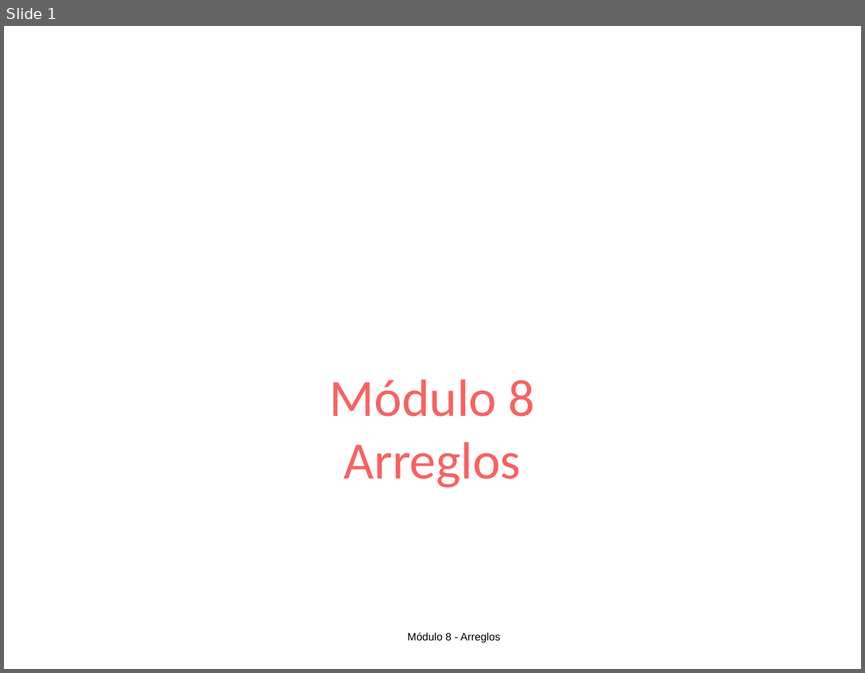
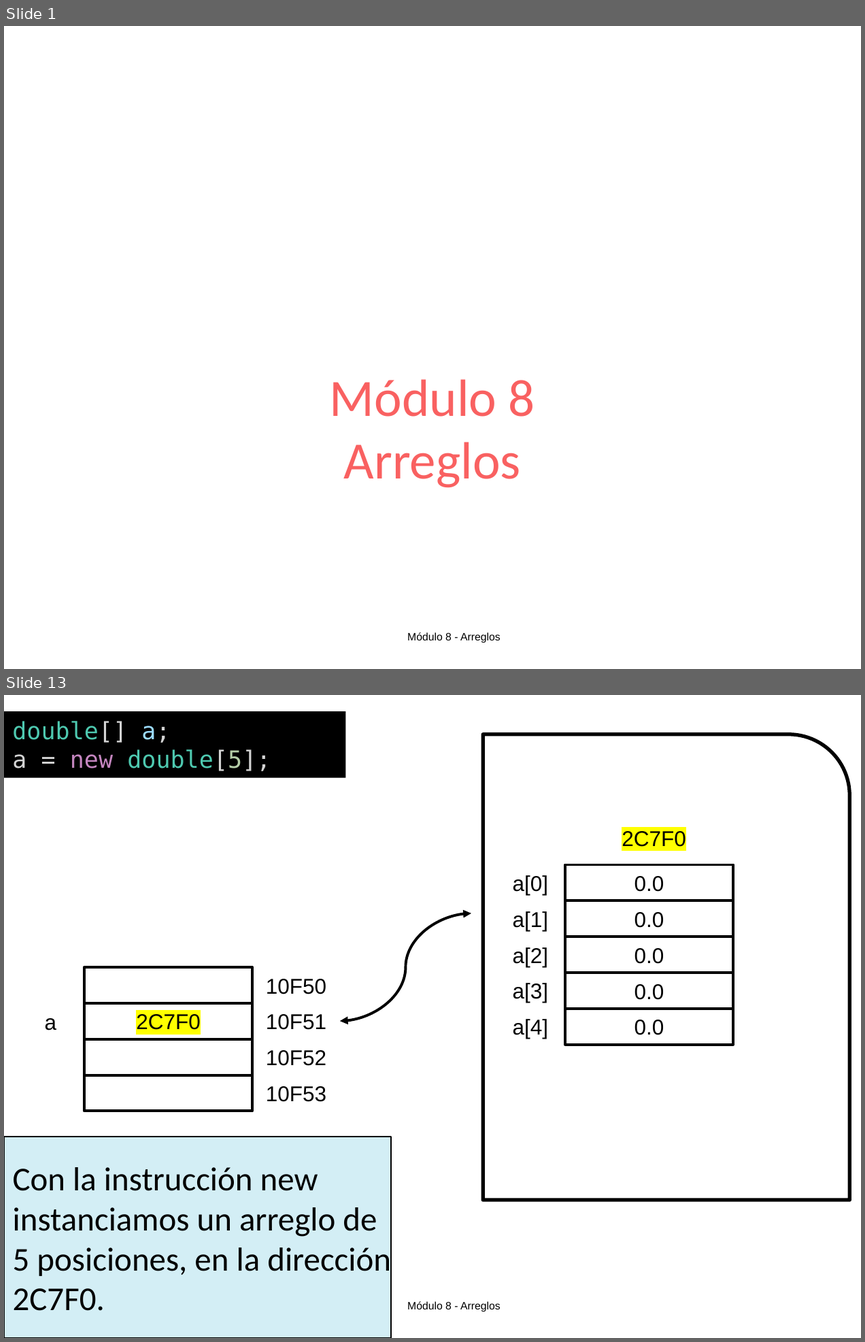
Before and after one commit to OMardil/INFO1_MOD8-Arreglos, a slide deck: 01 Presentacion/INFO1_MOD8-Arreglos.pptx. Shown one above the other, each under a label of ours: slide 1 before the commit, slides 1 and 13 after it; the slides between them are not shown. The pictures are 865x673 and 865x1342 pixels, drawn with LibreOffice and Linux fonts; fonts in the diff are those of the drawing; background and template pictures are left out. Boxes give left, top, right and bottom in pixels: in the first picture for what was removed or moved away, otherwise in the second. Text is boxed around its words. In the diff, an @@ line names an element or a change of style, - is before the commit and + after.

```diff
--- a/01 Presentacion/INFO1_MOD8-Arreglos.pptx
+++ b/01 Presentacion/INFO1_MOD8-Arreglos.pptx
@@ slide 13 added at (4, 695, 861, 1338), background #FFFFFF; not listed: 1 template element that a slide beside it also shows @@
@@ rectangle added at (4, 711, 346, 777), fill #000000, 20 pt, text #4EC9B0 @@
+double[] a;
+a = new double[5];
@@ round rect added at (483, 734, 850, 1200), outline #000000 3 pt @@
@@ text added at (621, 831, 685, 847), 18 pt, text #000000 @@
+2C7F0
@@ text added at (513, 875, 548, 895), 18 pt, text #000000 @@
+a[0]
@@ rectangle added at (565, 864, 733, 900), outline #000000 2.25 pt, 18 pt, text #000000 @@
+0.0
@@ curved double arrow added from (340, 1021) to (471, 913), #000000 2.25 pt @@
@@ text added at (513, 911, 548, 931), 18 pt, text #000000 @@
+a[1]
@@ rectangle added at (565, 900, 733, 936), outline #000000 2.25 pt, 18 pt, text #000000 @@
+0.0
@@ rectangle added at (565, 936, 733, 972), outline #000000 2.25 pt, 18 pt, text #000000 @@
+0.0
@@ text added at (513, 947, 548, 967), 18 pt, text #000000 @@
+a[2]
@@ rectangle added at (84, 968, 252, 1004), outline #000000 2.25 pt @@
@@ text added at (266, 979, 326, 994), 18 pt, text #000000 @@
+10F50
@@ rectangle added at (565, 972, 733, 1008), outline #000000 2.25 pt, 18 pt, text #000000 @@
+0.0
@@ text added at (513, 983, 548, 1002), 18 pt, text #000000 @@
+a[3]
@@ text added at (45, 1018, 57, 1030), 18 pt, text #000000 @@
+a
@@ rectangle added at (84, 1002, 252, 1038), outline #000000 2.25 pt, 18 pt, text #000000 @@
+2C7F0
@@ text added at (266, 1014, 326, 1030), 18 pt, text #000000 @@
+10F51
@@ text added at (513, 1019, 548, 1038), 18 pt, text #000000 @@
+a[4]
@@ rectangle added at (565, 1008, 733, 1045), outline #000000 2.25 pt, 18 pt, text #000000 @@
+0.0
@@ rectangle added at (84, 1038, 252, 1074), outline #000000 2.25 pt @@
@@ text added at (266, 1050, 326, 1066), 18 pt, text #000000 @@
+10F52
@@ rectangle added at (84, 1074, 252, 1110), outline #000000 2.25 pt @@
@@ text added at (266, 1086, 326, 1102), 18 pt, text #000000 @@
+10F53
@@ rectangle added at (4, 1136, 390, 1338), fill #D3EEF5, outline #000000 1 pt, 28 pt, text #000000 @@
+Con la instrucción new
+instanciamos un arreglo de
+5 posiciones, en la dirección
+2C7F0.
```
Also in this commit, not shown: 9 slides changed, 7 other slides added, 3 other files.
